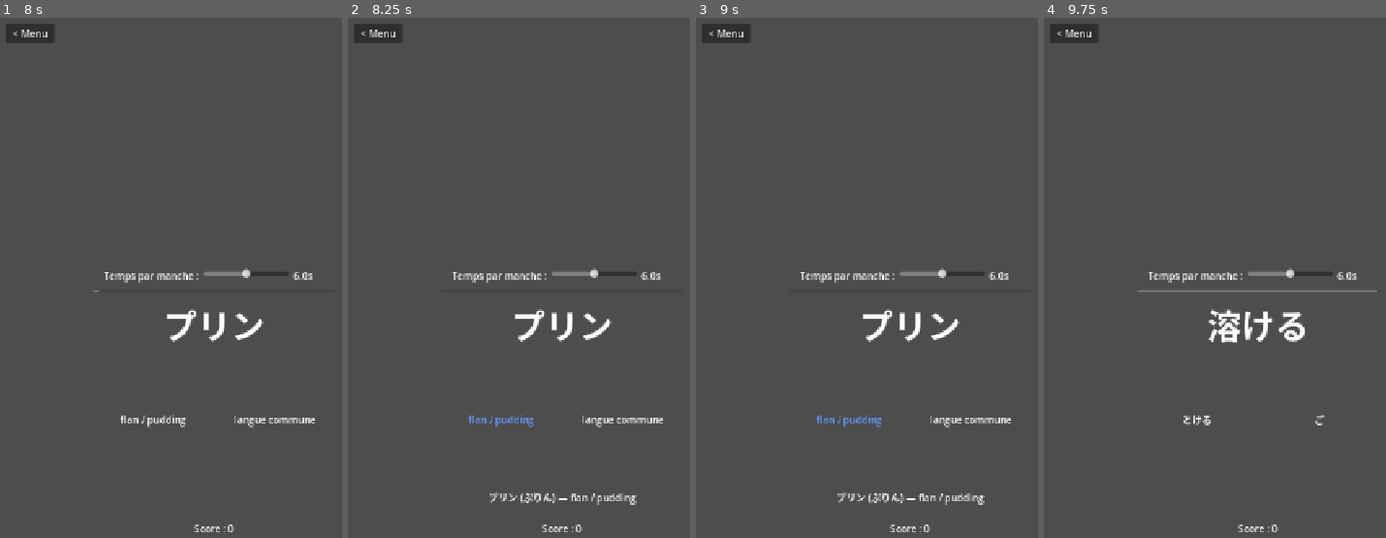
Above: before the commit, frames 1-4 (left to right).
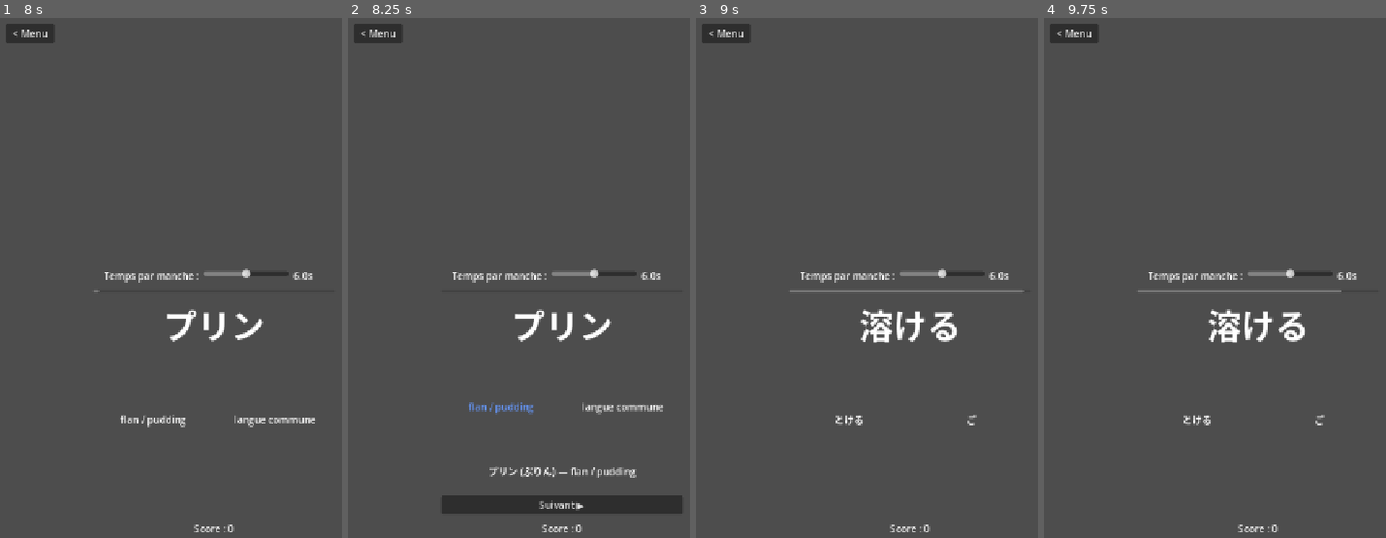
Above: after the commit, the same moments.

Repository: g-bourachot/Kotoba-Rush
Game: Godot game, scene res://scenes/Main.tscn
The game is run twice, just before and just after one commit, with the same random seed, the same clock (stepped at 60 frames per second) and the same inputs.
Inputs (mouse positions are in pixels of both pictures, inside the frame that each line leads up to):
- Up to frame 1 (8 s): click "Jouer — Tri rapide" at 0.5 s; click "< Menu" at 1.25 s; click "Jouer — Tri rapide" at 2 s; tap Enter at 2.75, 4.25, 5.75 s; move the mouse to (311, 361) at 2.77 s; click (311, 361) at 2.92 s; tap Space at 3.5, 5, 6.5 s; move the mouse to (126, 439) at 3.52 s; click (126, 439) at 3.67 s; move the mouse to (256, 231) at 4.27 s; click (256, 231) at 4.42 s; move the mouse to (outside the picture) at 5.02 s; click (outside the picture) at 5.17 s; move the mouse to (outside the picture) at 5.77 s; click (outside the picture) at 5.92 s; move the mouse to (82, 283) at 6.52 s; click (82, 283) at 6.67 s; move the mouse to (235, 402) at 7.27 s; click (235, 402) at 7.42 s
- Up to frame 2 (8.25 s): move the mouse to (495, 210) at 8.02 s; click (495, 210) at 8.17 s
- Up to frame 3 (9 s): click (911, 506) at 8.75 s, where only the run after the commit has a clickable "Suivant ▶"
- Up to frame 4 (9.75 s): move the mouse to (1355, 361) at 9.52 s; click (1355, 361) at 9.67 s

Frame 1 is identical in both runs. In frame 2, 3.7% of the frame differs, in the area x 27-98%, y 73-96%; in frame 3, 1.9%; in frame 4, less than 0.1%.

Commit message:
Replace timed pause with a Next button on Tri rapide
After answering, the round now waits for a tap on "Suivant" instead
of auto-advancing after a fixed delay, so there's no time pressure
to read the reading/meaning feedback.

Co-Authored-By: Claude Sonnet 5 <noreply@anthropic.com>

Diff:
--- a/scenes/WordSort.gd
+++ b/scenes/WordSort.gd
@@ -11,7 +11,6 @@
 # ============================================================
 
 const SWIPE_MIN_DISTANCE := 80.0
-const ROUND_END_DELAY := 1.6
 const MIN_ROUND_TIME := 2.0
 const MAX_ROUND_TIME := 10.0
 
@@ -22,6 +21,7 @@
 @onready var right_answer_label: Label = $VBox/AnswersRow/RightAnswer
 @onready var timer_bar: ProgressBar = $VBox/TimerBar
 @onready var feedback_label: Label = $VBox/FeedbackLabel
+@onready var next_button: Button = $VBox/NextButton
 @onready var score_label: Label = $VBox/ScoreLabel
 @onready var back_button: Button = $BackButton
 
@@ -47,6 +47,9 @@
 	time_slider.value = round_time
 	time_slider.value_changed.connect(_on_time_slider_changed)
 	_update_time_label()
+
+	next_button.pressed.connect(_on_next_pressed)
+	next_button.visible = false
 
 	if WordDB.count() < 2:
 		kanji_label.text = "Pas assez de mots dans la base."
@@ -75,6 +78,7 @@
 
 func _start_round() -> void:
 	feedback_label.text = ""
+	next_button.visible = false
 	left_answer_label.modulate = Color(1, 1, 1)
 	right_answer_label.modulate = Color(1, 1, 1)
 
@@ -125,7 +129,10 @@
 		current_word.get("meaning", ""),
 	]
 
-	await get_tree().create_timer(ROUND_END_DELAY).timeout
+	next_button.visible = true
+
+
+func _on_next_pressed() -> void:
 	_start_round()
 
 
--- a/scenes/WordSort.tscn
+++ b/scenes/WordSort.tscn
@@ -91,6 +91,10 @@
 autowrap_mode = 3
 text = ""
 
+[node name="NextButton" type="Button" parent="VBox"]
+layout_mode = 2
+text = "Suivant ▶"
+
 [node name="ScoreLabel" type="Label" parent="VBox"]
 layout_mode = 2
 horizontal_alignment = 1
